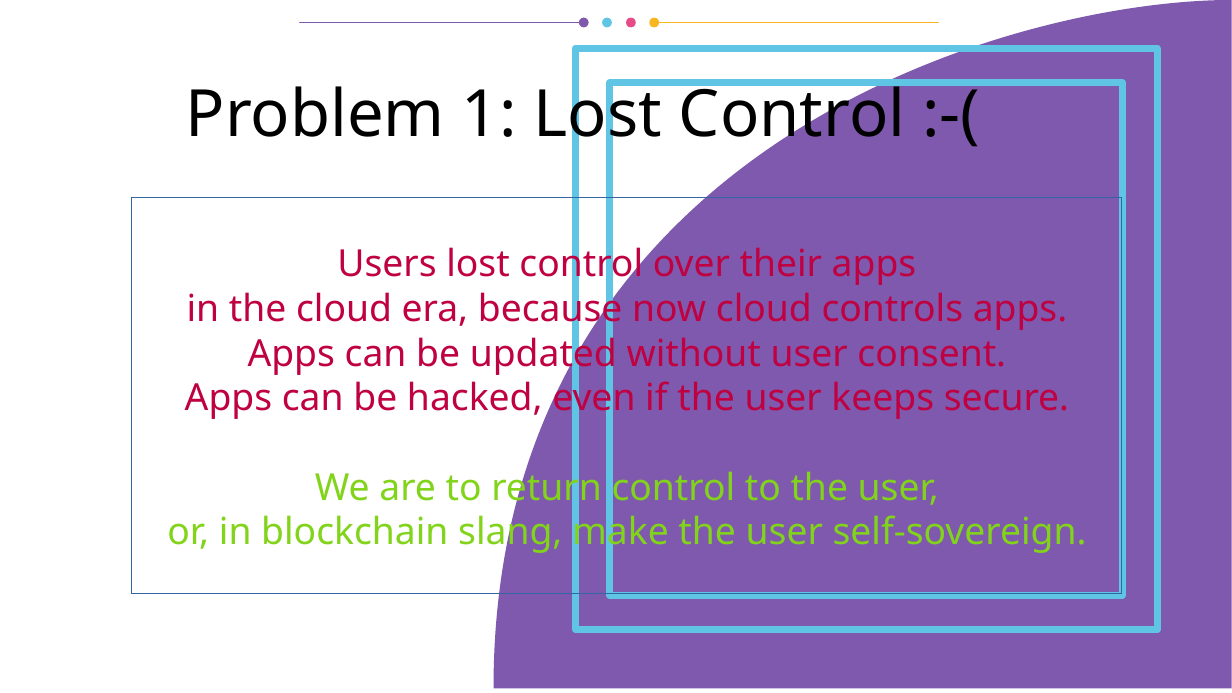
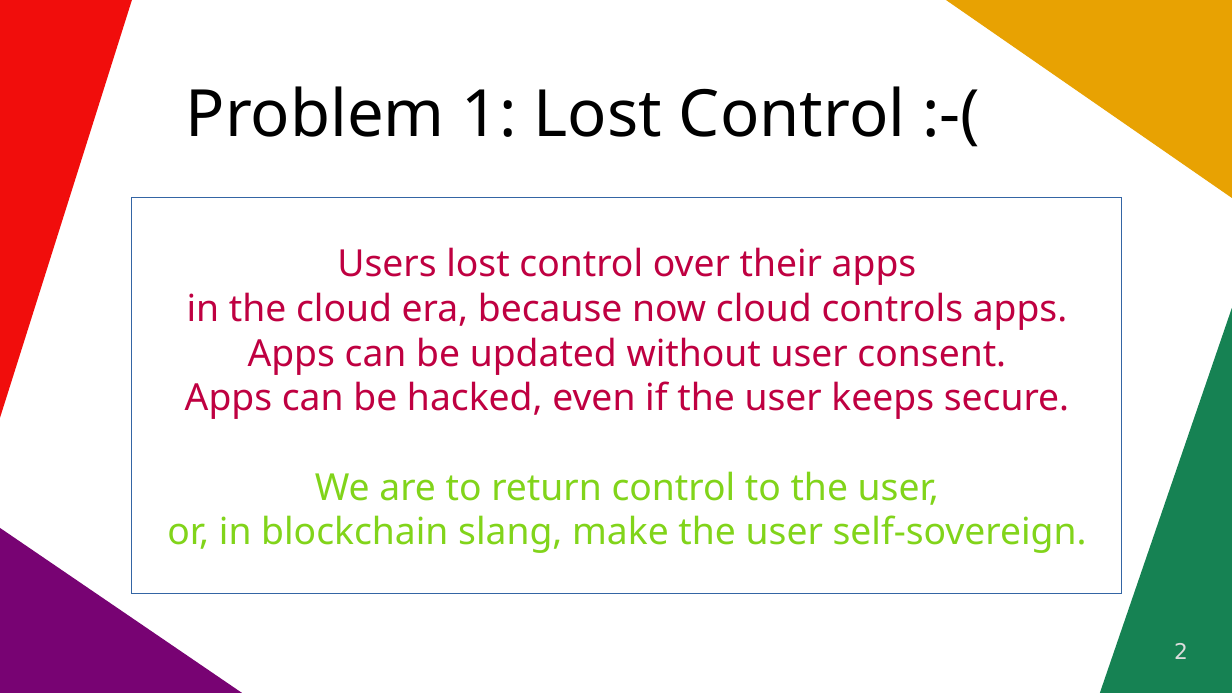
Before and after one commit to vporton/icp-package-manager, a slide deck: slide 2 of docs/presentation.odp. Drawn at 1232x693 pixels with LibreOffice and Linux fonts; fonts in the diff are those of the drawing. Boxes give left, top, right and bottom in pixels: in the first picture for what was removed or moved away, otherwise in the second. Text is boxed around its words. In the diff, an @@ line names an element or a change of style, - is before the commit and + after.

```diff
--- a/docs/presentation.odp
+++ b/docs/presentation.odp
@@ freeform shape added at bbox=[0, 0, 132, 418], fill #F10D0C @@
@@ group removed at bbox=[300, 18, 938, 28]: 6 freeform shapes @@
@@ freeform shape removed at bbox=[494, 0, 1232, 689] @@
@@ freeform shape added at bbox=[946, 0, 1232, 198], fill #E8A202 @@
@@ freeform shape removed at bbox=[576, 48, 1158, 631] @@
@@ freeform shape removed at bbox=[610, 83, 1124, 596] @@
@@ freeform shape added at bbox=[1100, 309, 1232, 693], fill #168253 @@
@@ freeform shape added at bbox=[0, 528, 243, 693], fill #780373 @@
@@ page number added at bbox=[1174, 643, 1188, 659], 14 pt, text #DDDDDD @@
+2
```
Also in this commit, not shown: 4 other slides changed, 1 slide added.
